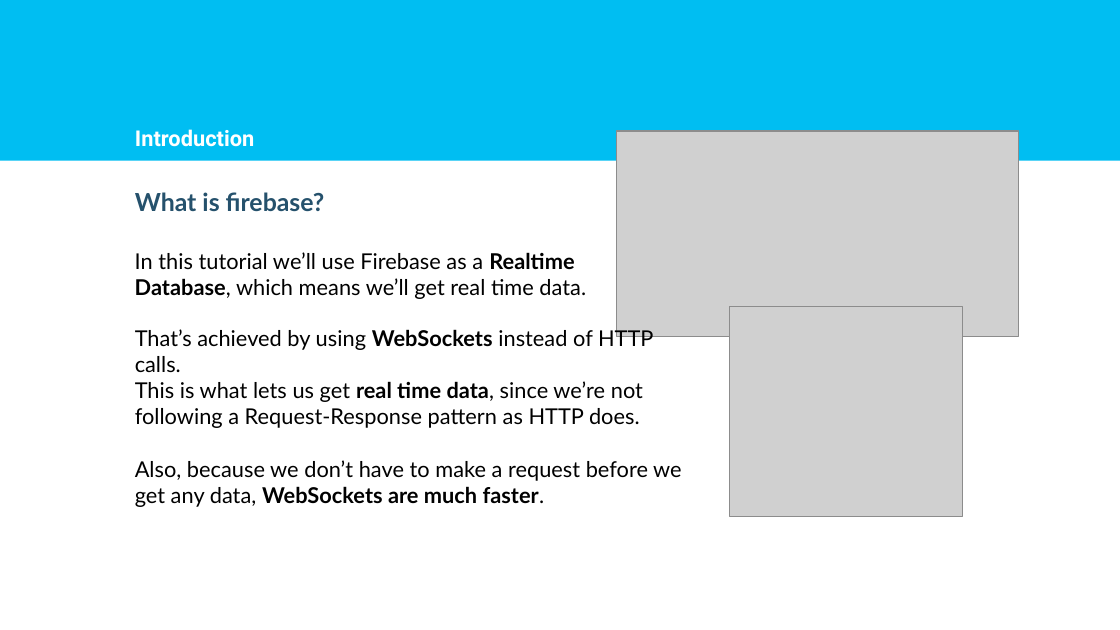
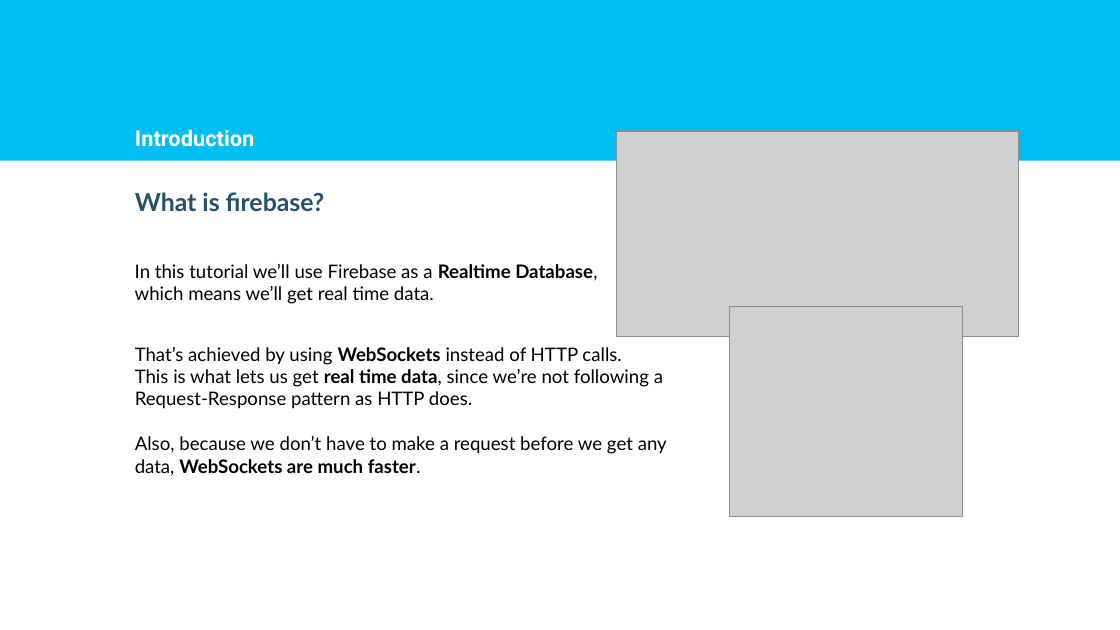
Before and after one commit to AlfonsoLRz/Firebase-Tutorial, a slide deck: slide 3 of doc/Tutorial.pptx. Drawn at 1120x630 pixels with LibreOffice and Linux fonts; fonts in the diff are those of the drawing; grey boxes stand for pictures; background and template pictures are left out. Boxes give left, top, right and bottom in pixels: in the first picture for what was removed or moved away, otherwise in the second. Text is boxed around its words. In the diff, an @@ line names an element or a change of style, - is before the commit and + after.

```diff
--- a/doc/Tutorial.pptx
+++ b/doc/Tutorial.pptx
@@ text "In this tutorial we’ll use ...": place and size @@
-text "In this tutorial we’ll use ..." at [135,252,586,299]
+text "In this tutorial we’ll use ..." at [135,264,597,304]
@@ text "In this tutorial we’ll use ..." at [135,264,597,304]: size 14 to 12 pt @@
@@ text "That’s achieved by using WebSockets ..." at [135,347,667,476]: size 14 to 12 pt @@
@@ text "That’s achieved by using WebSockets ...": place and size @@
-text "That’s achieved by using WebSockets ..." at [135,327,681,507]
+text "That’s achieved by using WebSockets ..." at [135,347,667,476]
```
Also in this commit, not shown: 5 other slides changed, 2 slides added, 1 slide removed.
